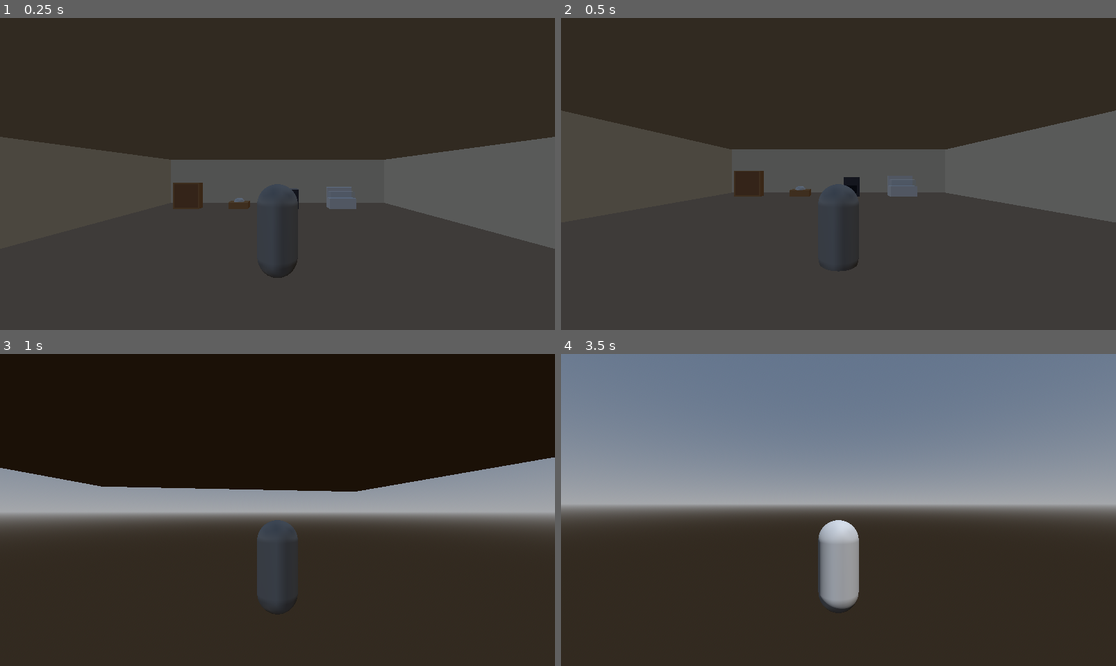
Above: before the commit, frames 1-4 (two rows, left to right).
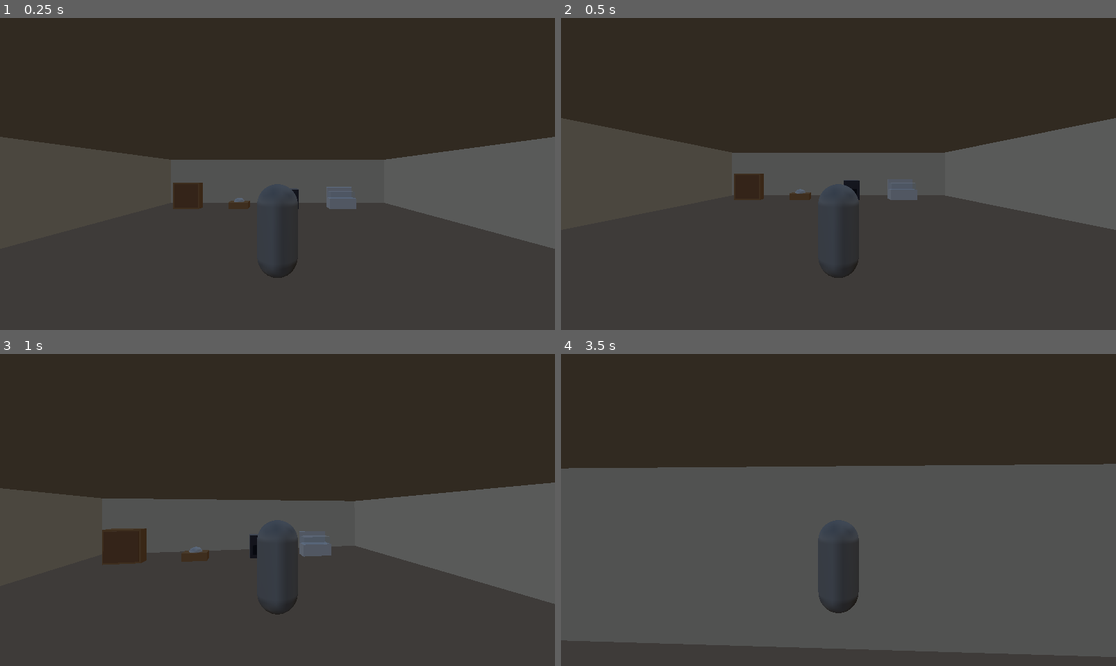
Above: after the commit, the same moments.

Repository: dunnston/my-grandmas-legacy
Game: Godot game, scene res://scenes/bakery/bakery.tscn
Two runs of this game, one before a commit and one after it. Both use one fixed random seed, a clock stepped at 60 frames per second and the inputs below.
Inputs (mouse positions are in pixels of both pictures, inside the frame that each line leads up to):
- Up to frame 1 (0.25 s): no input
- Up to frame 2 (0.5 s): no input
- Up to frame 3 (1 s): tap Enter (ui_accept) at 0.5, 0.77 s; move the mouse to (305, 510) at 0.52 s; hold W (move_forward) from 0.53 s (still down); hold E (interact) from 0.53 s (still down)
- Up to frame 4 (3.5 s): keep holding W (move_forward); move the mouse to (810, 510) at 1.27 s; release E (interact) at 1.28 s; tap Shift (sprint) at 1.35, 2.85 s; tap Enter (ui_accept) at 1.52, 3.02 s; move the mouse to (849, 503) at 2.02 s; hold E (interact) 2.03-2.78 s; move the mouse to (832, 516) at 2.77 s

Frame 1 is identical in both runs. In frame 2, 2.3% of the frame differs, in the area x 0-100%, y 29-84%; in frame 3, 87%; in frame 4, 96%, in the area x 0-100%, y 0-100%.

Commit message:
Enable collision on floor and walls
- Add use_collision = true to all CSG shapes (floor, walls, ceiling)
- Fixes player falling through the floor
- Player can now walk on the floor and collide with walls

Diff:
--- a/scenes/bakery/bakery.tscn
+++ b/scenes/bakery/bakery.tscn
@@ -41,31 +41,37 @@
 
 [node name="Floor" type="CSGBox3D" parent="."]
 transform = Transform3D(1, 0, 0, 0, 1, 0, 0, 0, 1, 0, -0.1, 0)
+use_collision = true
 size = Vector3(20, 0.2, 20)
 material = SubResource("StandardMaterial3D_floor")
 
 [node name="BackWall" type="CSGBox3D" parent="."]
 transform = Transform3D(1, 0, 0, 0, 1, 0, 0, 0, 1, 0, 2, -10)
+use_collision = true
 size = Vector3(20, 4, 0.2)
 material = SubResource("StandardMaterial3D_wall")
 
 [node name="LeftWall" type="CSGBox3D" parent="."]
 transform = Transform3D(1, 0, 0, 0, 1, 0, 0, 0, 1, -10, 2, 0)
+use_collision = true
 size = Vector3(0.2, 4, 20)
 material = SubResource("StandardMaterial3D_wall")
 
 [node name="RightWall" type="CSGBox3D" parent="."]
 transform = Transform3D(1, 0, 0, 0, 1, 0, 0, 0, 1, 10, 2, 0)
+use_collision = true
 size = Vector3(0.2, 4, 20)
 material = SubResource("StandardMaterial3D_wall")
 
 [node name="FrontWall" type="CSGBox3D" parent="."]
 transform = Transform3D(1, 0, 0, 0, 1, 0, 0, 0, 1, 0, 2, 10)
+use_collision = true
 size = Vector3(20, 4, 0.2)
 material = SubResource("StandardMaterial3D_wall")
 
 [node name="Ceiling" type="CSGBox3D" parent="."]
 transform = Transform3D(1, 0, 0, 0, 1, 0, 0, 0, 1, 0, 4.1, 0)
+use_collision = true
 size = Vector3(20, 0.2, 20)
 material = SubResource("StandardMaterial3D_ceiling")
 
Not shown, changed: .claude/settings.local.json
